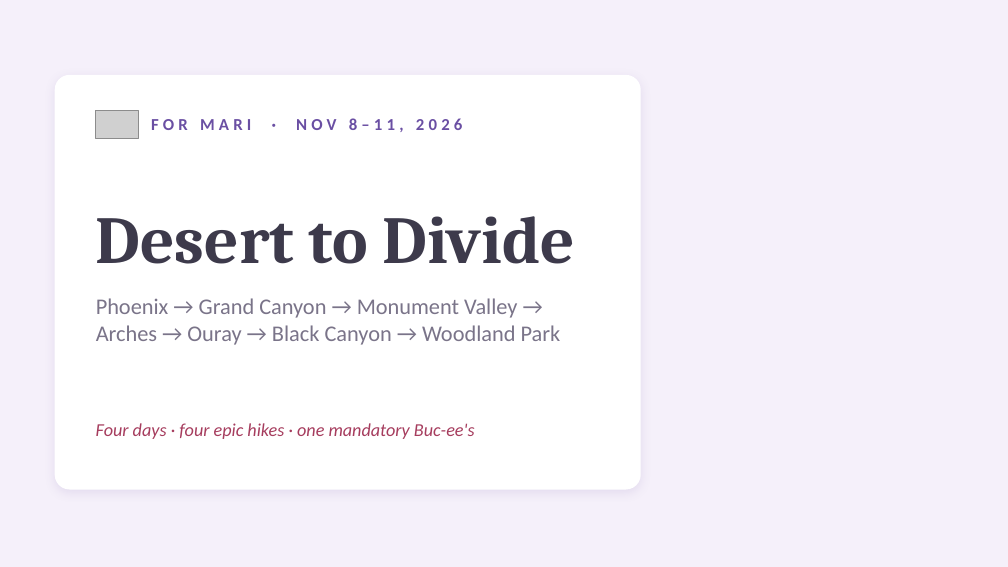
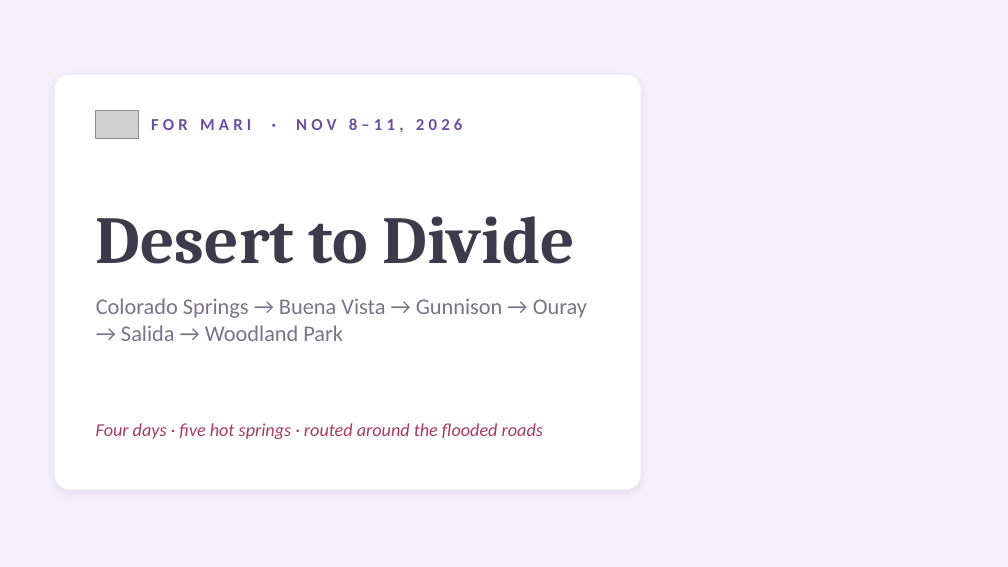
Before and after one commit to kohl-crypto/desert-to-divide, a slide deck: slide 1 of Desert-to-Divide-Tour-Guide.pptx. Drawn at 1008x567 pixels with LibreOffice and Linux fonts; fonts in the diff are those of the drawing; grey boxes stand for pictures; background and template pictures are left out. Boxes give left, top, right and bottom in pixels: in the first picture for what was removed or moved away, otherwise in the second. Text is boxed around its words. In the diff, an @@ line names an element or a change of style, - is before the commit and + after.

```diff
--- a/Desert-to-Divide-Tour-Guide.pptx
+++ b/Desert-to-Divide-Tour-Guide.pptx
@@ text at [96,298,587,341]: text changed @@
-Phoenix → Grand Canyon → Monument Valley → Arches → Ouray → Black Canyon → Woodland Park
+Colorado Springs → Buena Vista → Gunnison → Ouray → Salida → Woodland Park
@@ text at [96,423,543,439]: text changed @@
-Four days · four epic hikes · one mandatory Buc-ee's
+Four days · five hot springs · routed around the flooded roads
```
Also in this commit, not shown: 16 other slides changed, 25 other files.
